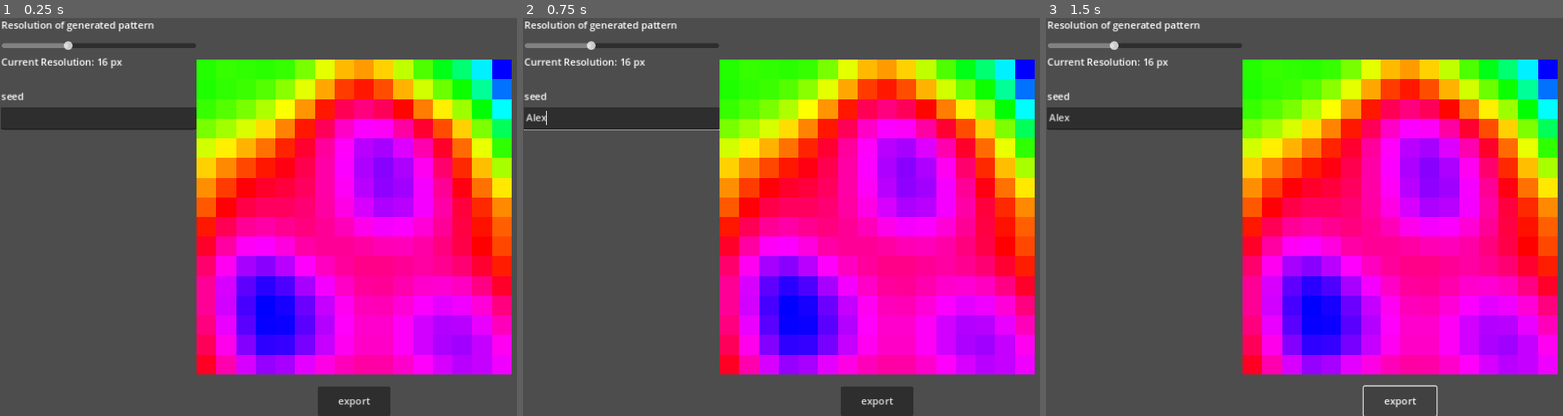
Above: before the commit, frames 1-3 (left to right).
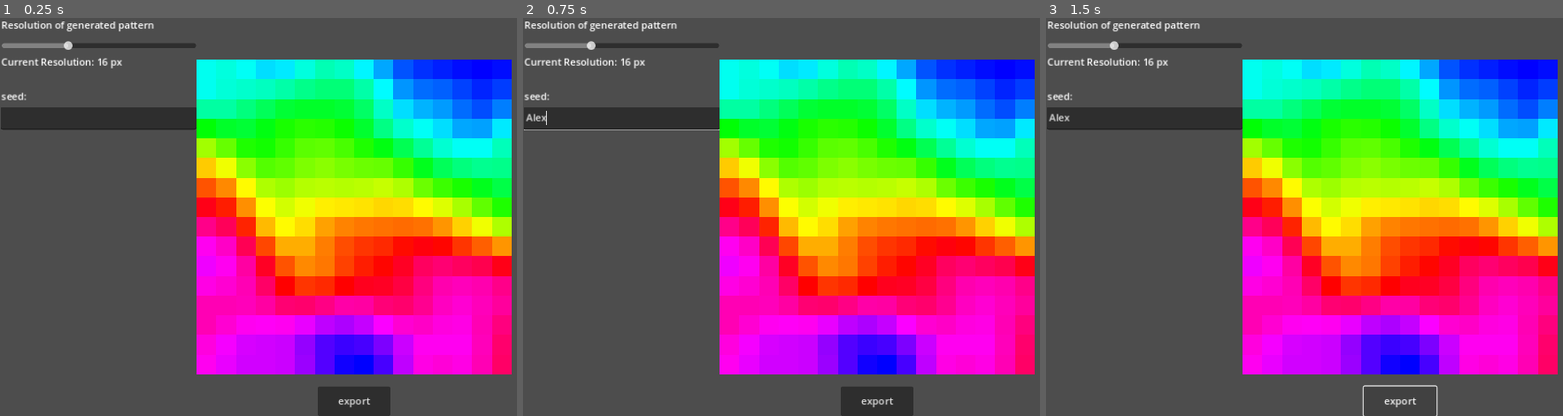
Above: after the commit, the same moments.

Repository: Hyperlotl/rainbow-gradient-generator
Game: Godot game, scene res://thing.tscn
Two runs of this game, one before a commit and one after it. Both use one fixed random seed, a clock stepped at 60 frames per second and the inputs below.
Inputs (mouse positions are in pixels of both pictures, inside the frame that each line leads up to):
- Up to frame 1 (0.25 s): no input
- Up to frame 2 (0.75 s): click (621, 117) at 0.52 s; type "Alex" at 0.6 s
- Up to frame 3 (1.5 s): click "export" at 1.25 s

The runs differ from the first frame. In frame 1, 46% of the frame differs, in the area x 4-99%, y 10-90%; in frame 2, 46%; in frame 3, 46%.

Commit message:
code cleanup + removed HTML version

Diff:
--- a/image_logic.gd
+++ b/image_logic.gd
@@ -1,7 +1,10 @@
-extends Sprite2D
-@onready var sprite_colour_ramp = texture.color_ramp
+extends Node2D
 @export var seed = 0
-var resolution = 16
+@onready var display = $"generatedPatternDisplay"
+@onready var generated_noise = $generatedPattern
+@onready var sprite_colour_ramp = generated_noise.texture.color_ramp
+
+var resolution = 64
 var colours = [
 	Color(0,0,1,1),
 	Color(0,1,1,1),
@@ -19,29 +22,24 @@
 		offsets.append(float(i)/6)
 	generated_gradient.offsets = PackedFloat32Array(offsets)
 	generated_gradient.colors =	PackedColorArray(colours)
-	texture.color_ramp = generated_gradient
+	generated_noise.texture.color_ramp = generated_gradient
 
 # Called every frame. 'delta' is the elapsed time since the previous frame.
 func _process(delta: float) -> void:
-	resolution = $"../PatternResolutionInput/HSlider".value
+	resolution = $PatternResolutionInput/HSlider.value
 	resolution = 2 ** resolution
-	$"../PatternResolutionInput/Label2".text = "Current Resolution: " + str(resolution) + " px"
+	$"PatternResolutionInput/Label2".text = "Current Resolution: " + str(resolution) + " px"
 	var scale_mult = 16*32/resolution
-	visible = false
-	scale = Vector2(scale_mult,scale_mult)
-	texture.noise.seed = int($"../SeedInput/TextEdit".text)
-	texture.noise.frequency = (16.0/(100*resolution))
-	texture.width = resolution
-	texture.height = resolution
-	visible = true
-
-	pass
+	generated_noise.texture.noise.seed = int($"SeedInput/TextEdit".text)
+	generated_noise.texture.noise.frequency = (16.0/(100*resolution))
+	generated_noise.texture.width = resolution
+	generated_noise.texture.height = resolution
+	display.scale = Vector2(scale_mult,scale_mult)
+	display.texture = ImageTexture.create_from_image(generated_noise.texture.get_image())
+	print("If the code is running correctly, this should display 0: "+str(display.texture.get_width()-resolution))
 
 
 func _on_button_pressed() -> void:
-	var tex := texture
-	var img := tex.get_image()
+	var img = generated_noise.texture.get_image()
 	var downloads_path = OS.get_system_dir(OS.SYSTEM_DIR_DOWNLOADS)
-	print(downloads_path)
-# Save the image there
 	img.save_png(downloads_path + "/export.png")
--- a/thing.tscn
+++ b/thing.tscn
@@ -1,11 +1,13 @@
-[gd_scene load_steps=5 format=3 uid="uid://bd7nlitqdlr8w"]
+[gd_scene load_steps=6 format=3 uid="uid://bd7nlitqdlr8w"]
 
 [ext_resource type="Script" path="res://image_logic.gd" id="1_y3tal"]
+
+[sub_resource type="ViewportTexture" id="ViewportTexture_3mkx7"]
 
 [sub_resource type="Gradient" id="Gradient_x3mwm"]
 
 [sub_resource type="FastNoiseLite" id="FastNoiseLite_7d4th"]
-noise_type = 3
+noise_type = 0
 
 [sub_resource type="NoiseTexture2D" id="NoiseTexture2D_11qul"]
 width = 16
@@ -15,6 +17,7 @@
 
 [node name="Node2D" type="Node2D"]
 texture_filter = 2
+script = ExtResource("1_y3tal")
 
 [node name="Camera2D" type="Camera2D" parent="."]
 
@@ -32,7 +35,7 @@
 offset_top = 56.0
 offset_right = 318.0
 offset_bottom = 85.0
-text = "seed"
+text = "seed:"
 metadata/_edit_use_anchors_ = true
 
 [node name="PatternResolutionInput" type="Node2D" parent="."]
@@ -67,11 +70,15 @@
 offset_bottom = 324.0
 text = "export"
 
+[node name="generatedPatternDisplay" type="Sprite2D" parent="."]
+texture_filter = 1
+scale = Vector2(32, 32)
+texture = SubResource("ViewportTexture_3mkx7")
+
 [node name="generatedPattern" type="Sprite2D" parent="."]
+visible = false
 texture_filter = 1
 scale = Vector2(32, 32)
 texture = SubResource("NoiseTexture2D_11qul")
-script = ExtResource("1_y3tal")
-seed = -116101116111
 
 [connection signal="pressed" from="Button" to="generatedPattern" method="_on_button_pressed"]
Binary file removed: docs/index.apple-touch-icon.png
Not shown, removed: docs/index.apple-touch-icon.png.import
Binary file removed: docs/index.icon.png
Not shown, removed: docs/index.icon.png.import
Binary file removed: docs/index.png
Not shown, removed: docs/index.png.import
Not shown, removed: docs/index.audio.worklet.js
Not shown, removed: docs/index.html
Not shown, removed: docs/index.js
Not shown, removed: docs/index.pck
Not shown, changed: docs/index.wasm
Not shown, removed: docs/windows/index.console.exe
(and 3 more such lines)
